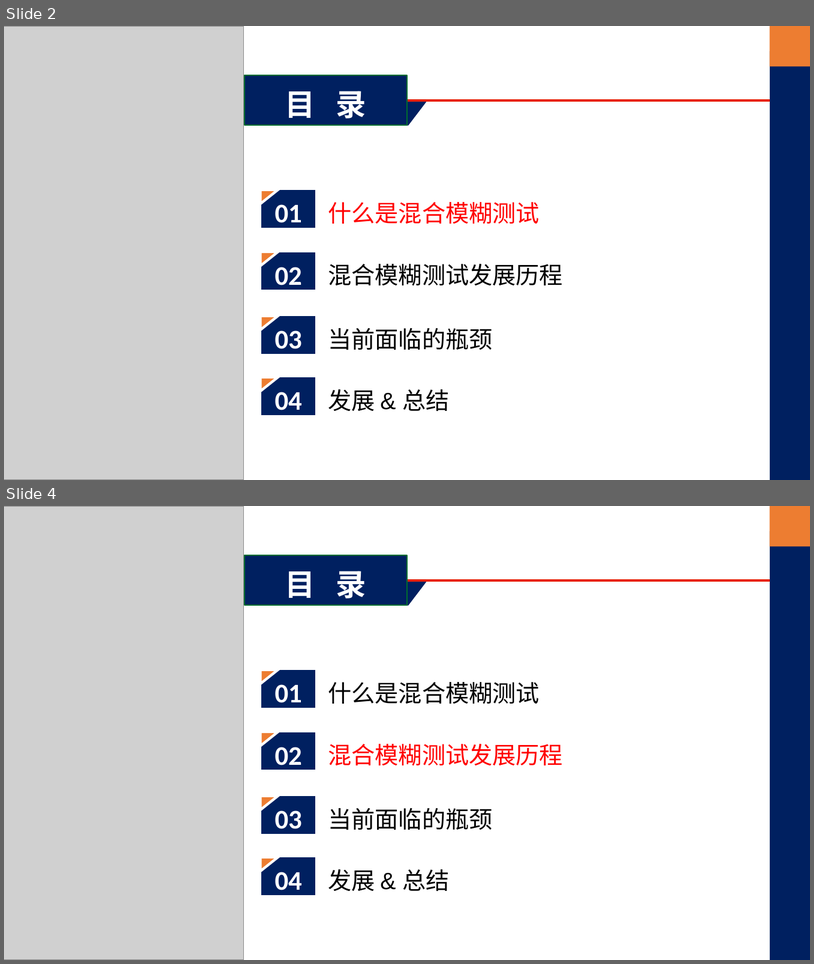
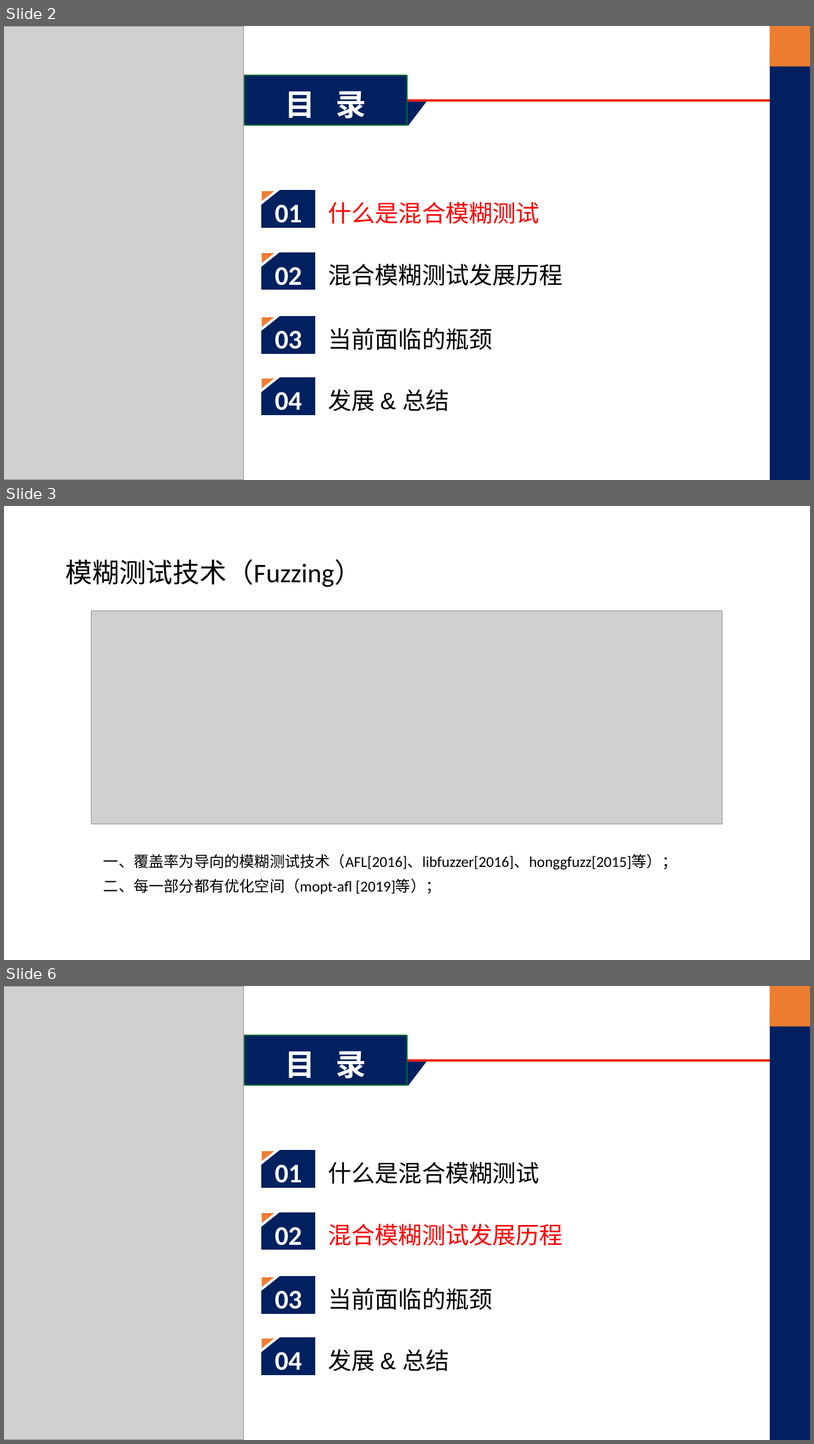
Before and after one commit to WayneDevMaze/Chinese_review_fuzzing, a slide deck: PPT/A Survey of Hybrid Fuzzing based on Symbolic Execution.pptx. Shown one above the other, each under a label of ours: slides 2 and 4 before the commit, slides 2, 3 and 6 after it; the slides between them are not shown. The pictures are 814x964 and 814x1444 pixels, drawn with LibreOffice and Linux fonts; fonts in the diff are those of the drawing; grey boxes stand for pictures. Boxes give left, top, right and bottom in pixels: in the first picture for what was removed or moved away, otherwise in the second. Text is boxed around its words. In the diff, an @@ line names an element or a change of style, - is before the commit and + after.

```diff
--- a/PPT/A Survey of Hybrid Fuzzing based on Symbolic Execution.pptx
+++ b/PPT/A Survey of Hybrid Fuzzing based on Symbolic Execution.pptx
@@ slide 3 added at (4, 506, 810, 960), background #FFFFFF @@
@@ title added at (65, 559, 361, 587), 32 pt, text #000000 @@
+模糊测试技术（Fuzzing）
@@ picture added at (92, 610, 723, 823) @@
@@ text added at (104, 853, 677, 894), 18 pt, text #000000 @@
+一、覆盖率为导向的模糊测试技术（AFL[2016]、libfuzzer[2016]、honggfuzz[2015]等）；
+二、每一部分都有优化空间（mopt-afl [2019]等）；
@@ what was slide 4 is now slide 6 @@
```
Also in this commit, not shown: 5 other slides added, 3 slides removed.
